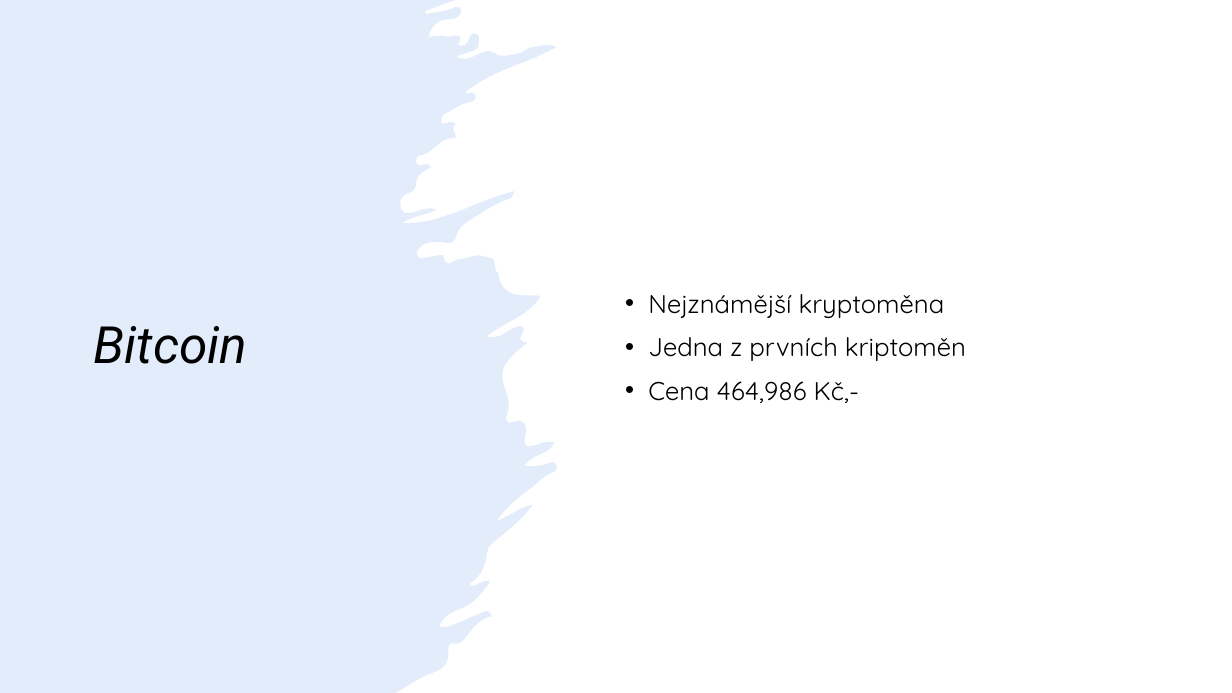
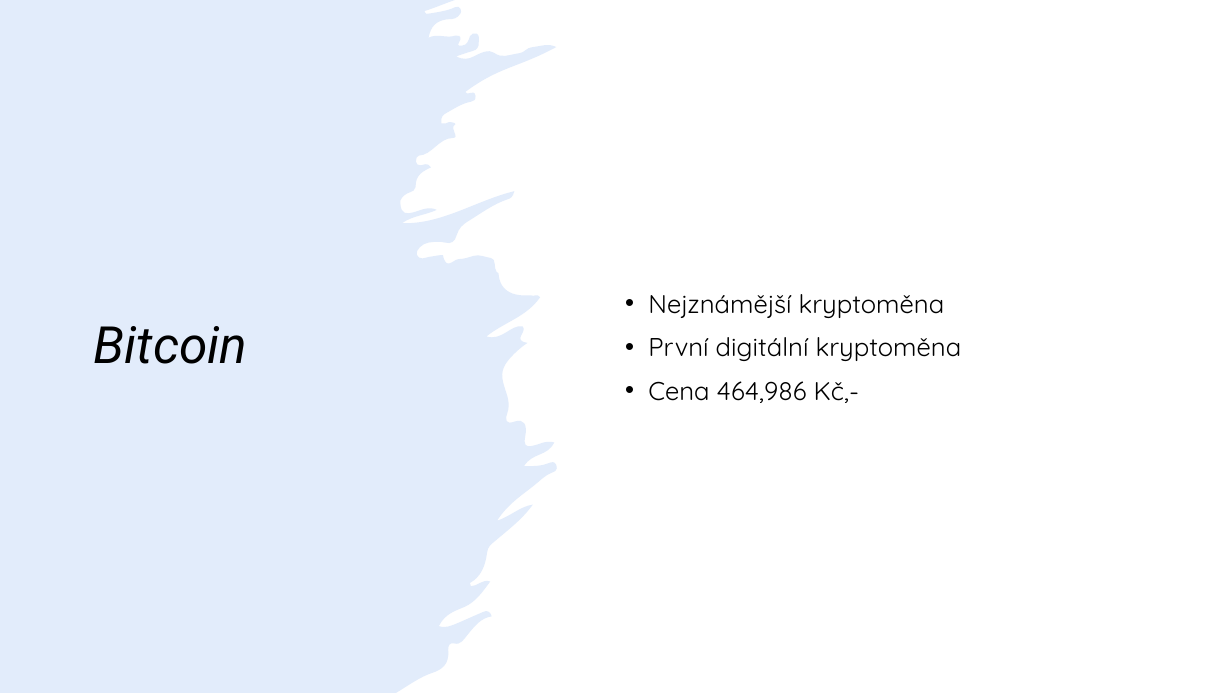
Before and after one commit to kuba384/Jirasek, a slide deck: slide 11 of Presentation.pptx (slide 10 before the commit). Drawn at 1232x693 pixels with LibreOffice and Linux fonts; fonts in the diff are those of the drawing. Boxes give left, top, right and bottom in pixels: in the first picture for what was removed or moved away, otherwise in the second. Text is boxed around its words. In the diff, an @@ line names an element or a change of style, - is before the commit and + after.

```diff
--- a/Presentation.pptx
+++ b/Presentation.pptx
@@ text at (648,337,962,361): text changed @@
-• Jedna z prvních kriptoměn
+• První digitální kryptoměna
```
Also in this commit, not shown: 4 other slides changed, 4 slides added.
